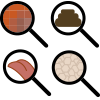
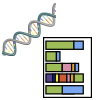
Before/after of a 100x100 layered artwork. What changed in the layer stack:
added layer "Vector Smart Object" (5th of 14) above "Vector Smart Object" over 2, 3, 56, 56
added layer "Vector Smart Object" (6th of 14) above "Vector Smart Object" over 43, 37, 92, 98
hid "Vector Smart Object" (11th of 14) over 0, 1, 100, 97
